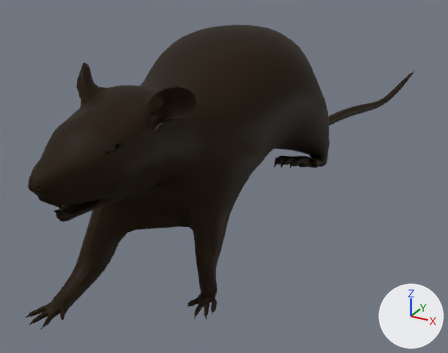
A saved change to the Blender file rat/Rat2.0.blend.
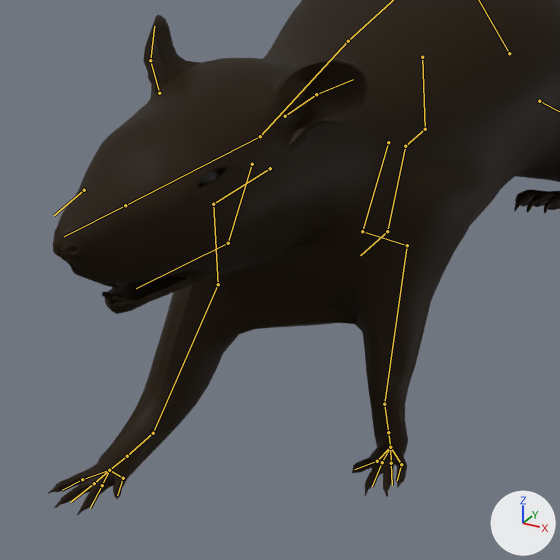
Each version appears first whole from a 50 mm lens placed at (28.5, -50.7, 30.2), pointed at (-3.8, 8.1, 0.8), and next in a close-up on the part from 0% to 67% of the width and 15% to 100% of the height. Every picture has the same lights, and +X, +Y and +Z are marked at lower right. Both versions are drawn at the pose saved in each file; the numbers are the values there. The bones that bend it are drawn over the model as lines in the close-ups.

Objects in the first close-up: 'RAT'.
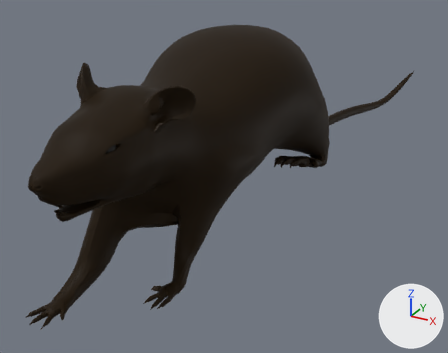
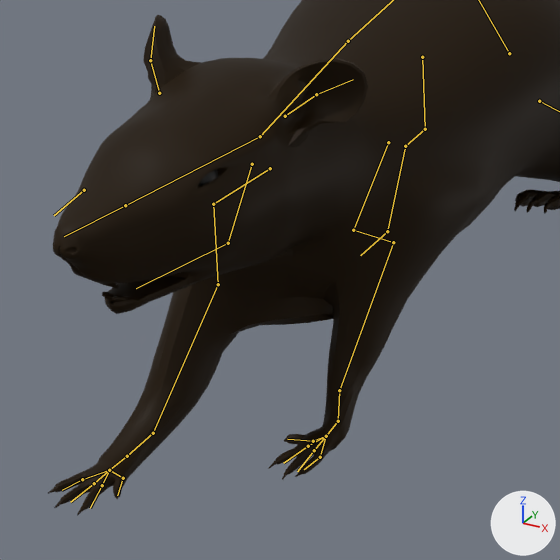
Changed parts and their boxes (x1, y1, x2, y2) in the close-ups (560 x 560 px):
'RAT', posed: (47, 0, 560, 516) in both
bone 'Leg5.001.L', root to tip: before (388, 432) to (390, 447); after (338, 421) to (326, 436)

Patch to the scene script:
```diff
--- a/rat/Rat2.0.blend.py
+++ b/rat/Rat2.0.blend.py
@@ bone_leg5_001_l @@
 bone_leg5_001_l = bpy.data.objects['Rat armature'].pose.bones['Leg5.001.L']  # child of 'Leg4.001.L'
-bone_leg5_001_l.rotation_quaternion = (0.981, -0.019, 0.151, -0.118)  # degrees (-4, 17, -14)
+bone_leg5_001_l.rotation_quaternion = (0.922, -0.25, 0.222, -0.195)  # degrees (-35, 18, -30)
@@ bone_leg_controller_f_l @@
 bone_leg_controller_f_l = bpy.data.objects['Rat armature'].pose.bones['Leg controller.F.L']
-bone_leg_controller_f_l.location = (-0.5, 1.6, 0.5)
+bone_leg_controller_f_l.location = (-0.5, -0.8, 0.5)
```
